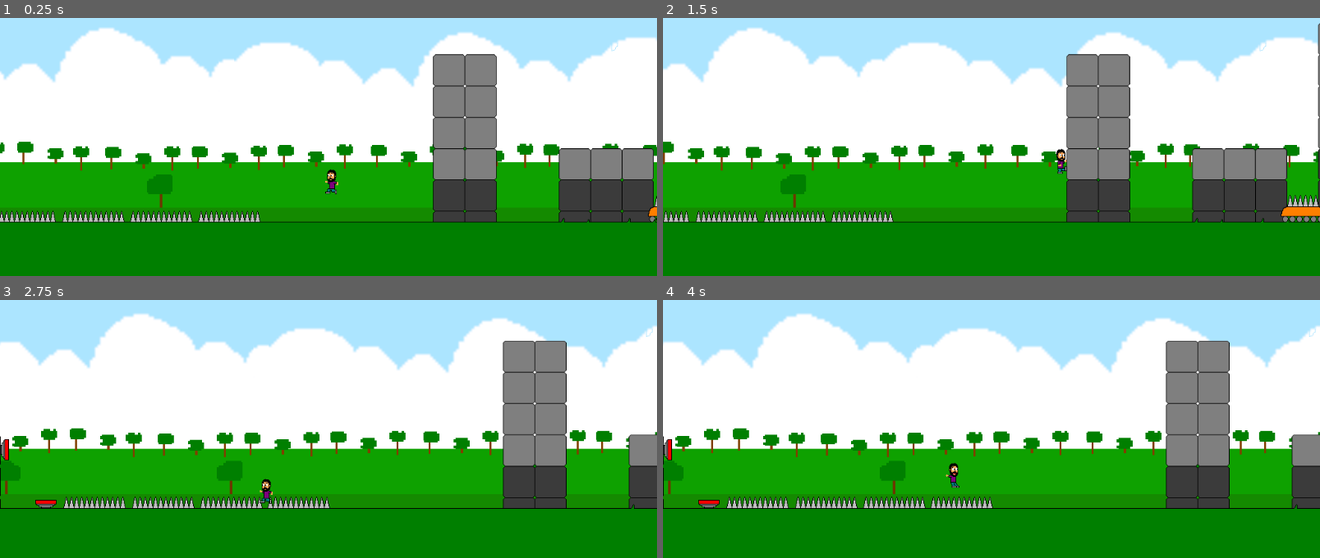
Above: before the commit, frames 1-4 (two rows, left to right).
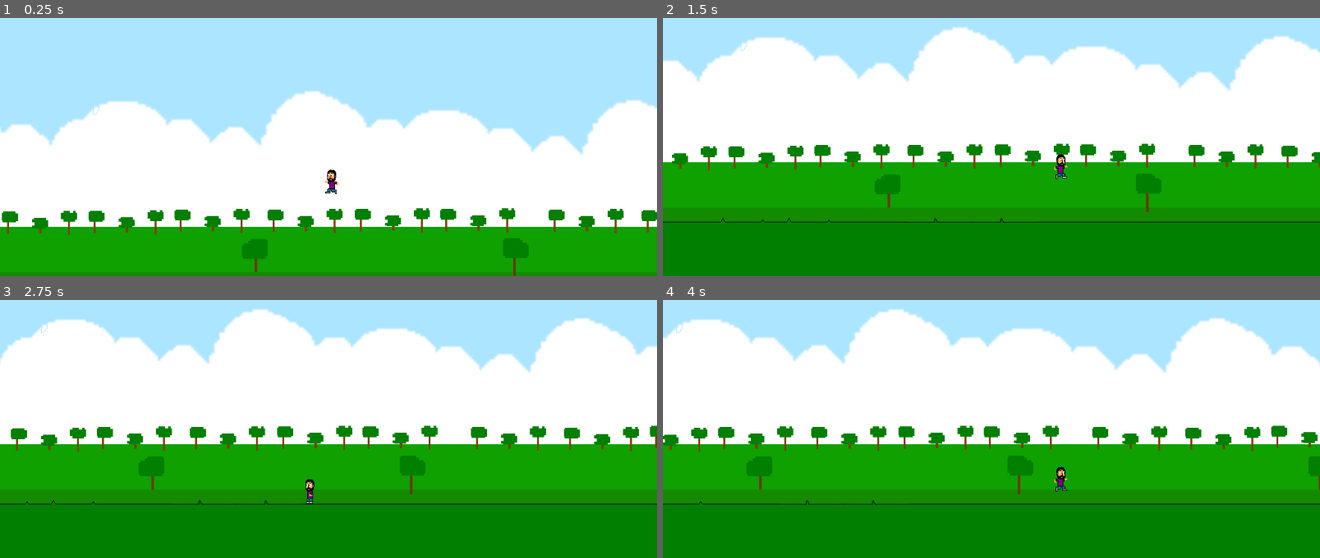
Above: after the commit, the same moments.

Repository: Guilherme-Calland/super_mega_guacamole
Game: Godot game, scene res://Scenes/Levels/Level 1.tscn
Two runs of this game, one before a commit and one after it. Both use one fixed random seed, a clock stepped at 60 frames per second and the inputs below.
Inputs:
- Up to frame 1 (0.25 s): no input
- Up to frame 2 (1.5 s): hold Shift (grab) 0.53-1.28 s; hold D (right) from 0.53 s (still down); tap Space (jump) at 0.77 s; tap Shift (grab) at 1.35 s
- Up to frame 3 (2.75 s): tap Space (jump) at 1.52 s; release D (right) at 2.03 s; hold A (left) from 2.03 s (still down); hold Shift (grab) from 2.03 s (still down)
- Up to frame 4 (4 s): release A (left) at 2.78 s; release Shift (grab) at 2.78 s; hold D (right) from 2.78 s (still down); tap Shift (grab) at 2.85 s; tap Space (jump) at 3.02, 3.77 s; hold Shift (grab) from 3.53 s (still down)

The runs differ from the first frame. In frame 1, 71% of the frame differs, in the area x 0-100%, y 3-100%; in frame 2, 21%; in frame 3, 23%; in frame 4, 24%.

Commit message:
implementing spiked moving object

Diff:
--- a/Scenes/Hazards/MovingSpike.tscn
+++ b/Scenes/Hazards/MovingSpike.tscn
@@ -32,6 +32,7 @@
 
 [node name="Timer" type="Timer" parent="."]
 wait_time = 2.0
+one_shot = true
 autostart = true
 [connection signal="body_entered" from="Spike" to="." method="_on_Spike_body_entered"]
 [connection signal="timeout" from="Timer" to="." method="_on_Timer_timeout"]
--- a/Scenes/Levels/Level 1.tscn
+++ b/Scenes/Levels/Level 1.tscn
@@ -14,7 +14,7 @@
 [node name="Level 1" type="Node2D"]
 
 [node name="Player" parent="." instance=ExtResource( 6 )]
-position = Vector2( 6996.18, -62.858 )
+position = Vector2( 916.781, -163.393 )
 z_index = 100
 gravity = 10
 
@@ -198,5 +198,5 @@
 throwDirection = Vector2( 200, -150 )
 
 [node name="MovingSpike" parent="." instance=ExtResource( 10 )]
-position = Vector2( 7523.07, 4.5226 )
-throwDirection = Vector2( -40, -500 )
+position = Vector2( 7522.07, 4.31673 )
+throwDirection = Vector2( -50, -400 )
--- a/Scripts/MovingObject.gd
+++ b/Scripts/MovingObject.gd
@@ -1,27 +1,35 @@
 extends Node2D
 
 export var direction = "still"
-export var dislocationTime = 1
+export var dislocation = 100
+var dislocationCounter = 0
 export var waitTime = 2
 export var throwDirection = Vector2(-10, -50)
 
+func _ready():
+	$Timer.wait_time = waitTime
+
 func _process(delta):
 	if direction == "forward":
+		dislocationCounter += 1
 		position.x += 1
 	elif direction == "backward":
+		dislocationCounter += 1
 		position.x -= 1
+	if dislocationCounter == dislocation:
+		changeDirections()
 
 func _on_Timer_timeout():
-	if direction == "still":
-		$Timer.wait_time = dislocationTime
-		direction = "backward"
+	direction = "backward"
+
+func changeDirections():
+	dislocationCounter = 0
+	if direction == "forward":
+		direction = "still"
+		$Timer.start()
 	elif direction == "backward":
-		$Timer.wait_time = dislocationTime
 		direction = "forward"
-	elif direction == "forward":
-		$Timer.wait_time = waitTime
-		direction = "still"
-	$Timer.start()
+
 
 func _on_Spike_body_entered(body):
 	body.hurt(throwDirection)
